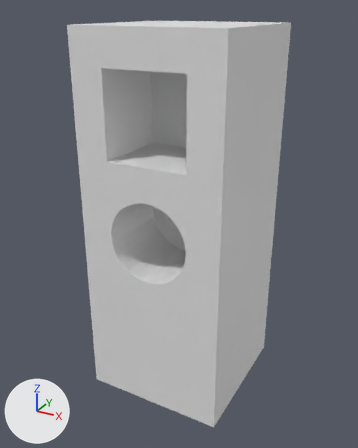
One commit to the OBJ model static/models/instruction.obj: the scene before it, then after it.
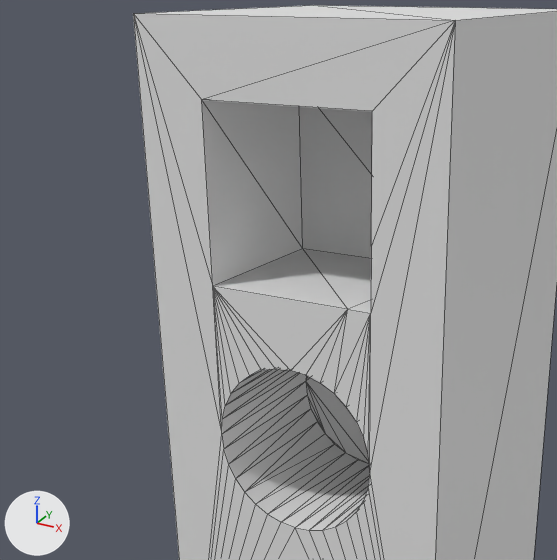
There are two pictures of each version: one whole from a 50 mm lens placed at (0.304, -0.573, 0.273), pointed at (-0.007, -0.007, -0.01), one close up on the part from 0% to 78% of the width and 4% to 67% of the height. Arrows for +X, +Y and +Z are at lower left; the lights stay in place. The close-ups show mesh edges as thin lines. Where no turn or scale is listed for an object, it has been applied to the vertices.

Names of what the first close-up shows: 'Instruction_Cube'.
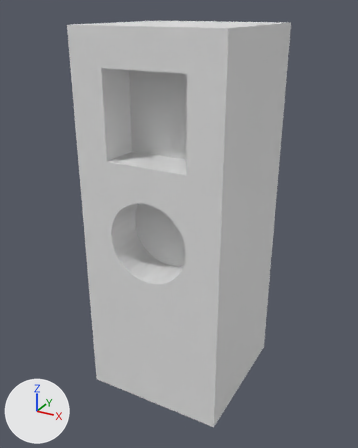
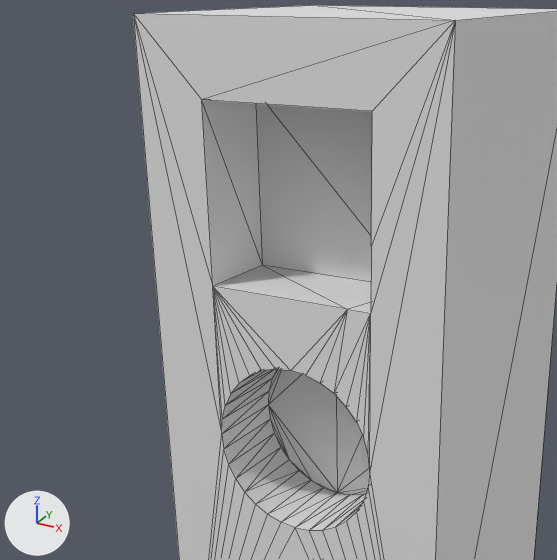
What differs and where, as boxes [x1, y1, x2, y2] in the close-ups (557 x 560 px; the box of a moved part takes in the faces that stretch with it):
part 1 of me_instruction_cube, moved or reshaped
    both: [202, 100, 372, 530]

The change, as a list of edits to the scene's bpy script:
```text
Change me_instruction_cube:
    where me_instruction_cube.from_pydata(...)  # 82 vertices, 160 faces; spans x -0.101..0.099, y -0.1..0.1, z -0.257..0.253
    used by ob_instruction_cube; location = (0.0, 0.0, 0.0)
    me_instruction_cube part 1: all 36 vertices in x -0.056..0.054, y 0.005, z -0.057..0.208 are moved by (0.0, -0.05, 0.0)
```
